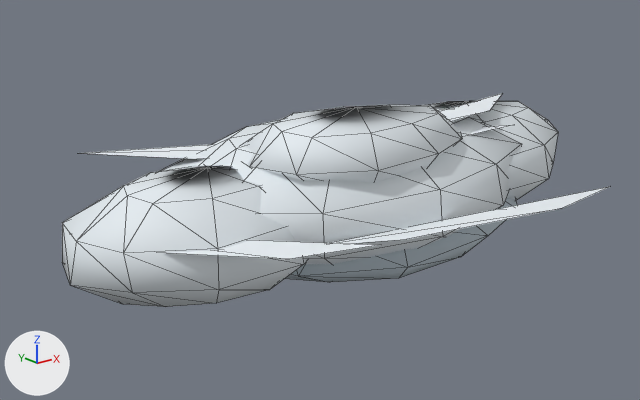
Renders of the glTF model assets/models/world/weather_layers.gltf from each side of a commit.
Both versions are drawn from a camera (50 mm lens) standing at (-2.75, -3.2, 1.23) and looking at (-0.09, 0.12, -0.1). Lighting does not change. The marker at lower left points along +X, +Y and +Z. The older version comes first. Mesh edges are drawn as thin lines. Where no turn or scale is listed for an object, it has been applied to the vertices.

Names of what the first picture shows: 'cloud bank lobe center', 'cloud bank lobe left', 'cloud bank lobe right', 'cloud bank upper depth lobe', 'feathered cloud edge wisp north', 'high cirrus slash a', 'high cirrus slash b', 'shadow belly lobe', 'thin trailing cloud wisp'.
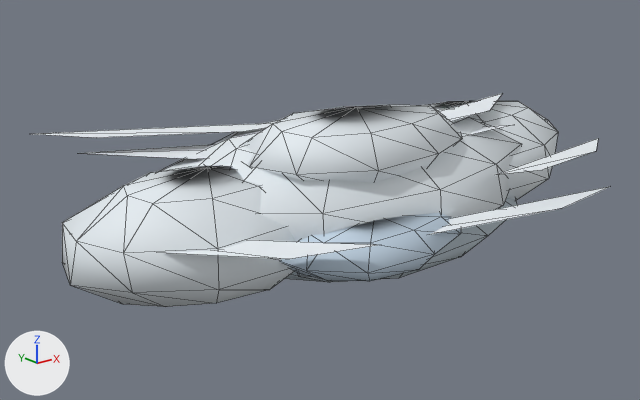
What differs and where, as boxes (x1, y1, x2, y2) in the pictures (640 x 400 px):
'blue depth haze pocket rear', added (pale blue): after (280, 213, 461, 281)
'feathered cloud edge wisp high', added: after (38, 123, 273, 138)
'filament trailing curl', added: after (495, 139, 598, 175)
'shadow belly lobe', unchanged, covered by the edit: (285, 198, 517, 282) in both

Edits to the bpy script that builds the scene:
```text
Add mat_blue_depth_haze_pocket:
    mat_blue_depth_haze_pocket = principled_material('blue depth haze pocket')
    mat_blue_depth_haze_pocket.base_color = (0.54, 0.66, 0.78)  # pale blue #c2d4e5
    mat_blue_depth_haze_pocket.roughness = 0.68
Add me_filament_trailing_curl:
    me_filament_trailing_curl.from_pydata([(0.334, -0.631, 0.12), (1.326, -0.499, 0.12), (1.076, -0.658, 0.12), (0.577, -0.713, 0.12)], [], [(0, 1, 2), (0, 2, 3)])
    me_filament_trailing_curl.materials.append(mat_feathered_cloud_edge_wisp)  # white #eff5f9
Add me_feathered_cloud_edge_wisp_high:
    me_feathered_cloud_edge_wisp_high.from_pydata([(-1.302, 0.74, 0.3), (-0.121, 0.147, 0.3), (-0.51, 0.168, 0.3), (-1.094, 0.478, 0.3)], [], [(0, 1, 2), (0, 2, 3)])
    me_feathered_cloud_edge_wisp_high.materials.append(mat_feathered_cloud_edge_wisp)  # white #eff5f9
Add me_blue_depth_haze_pocket_rear:
    me_blue_depth_haze_pocket_rear.from_pydata(...)  # 29 vertices, 54 faces; spans x -0.786..0.216, y -0.814..-0.28, z -0.2..0.04
    me_blue_depth_haze_pocket_rear.materials.append(mat_blue_depth_haze_pocket)  # pale blue #c2d4e5
Add ob_filament_trailing_curl:
    ob_filament_trailing_curl = bpy.data.objects.new('filament trailing curl', me_filament_trailing_curl)
    ob_filament_trailing_curl.location = (0.0, 0.0, 0.0)
Add ob_feathered_cloud_edge_wisp_high:
    ob_feathered_cloud_edge_wisp_high = bpy.data.objects.new('feathered cloud edge wisp high', me_feathered_cloud_edge_wisp_high)
    ob_feathered_cloud_edge_wisp_high.location = (0.0, 0.0, 0.0)
Add ob_blue_depth_haze_pocket_rear:
    ob_blue_depth_haze_pocket_rear = bpy.data.objects.new('blue depth haze pocket rear', me_blue_depth_haze_pocket_rear)
    ob_blue_depth_haze_pocket_rear.location = (0.0, 0.0, 0.0)
```
